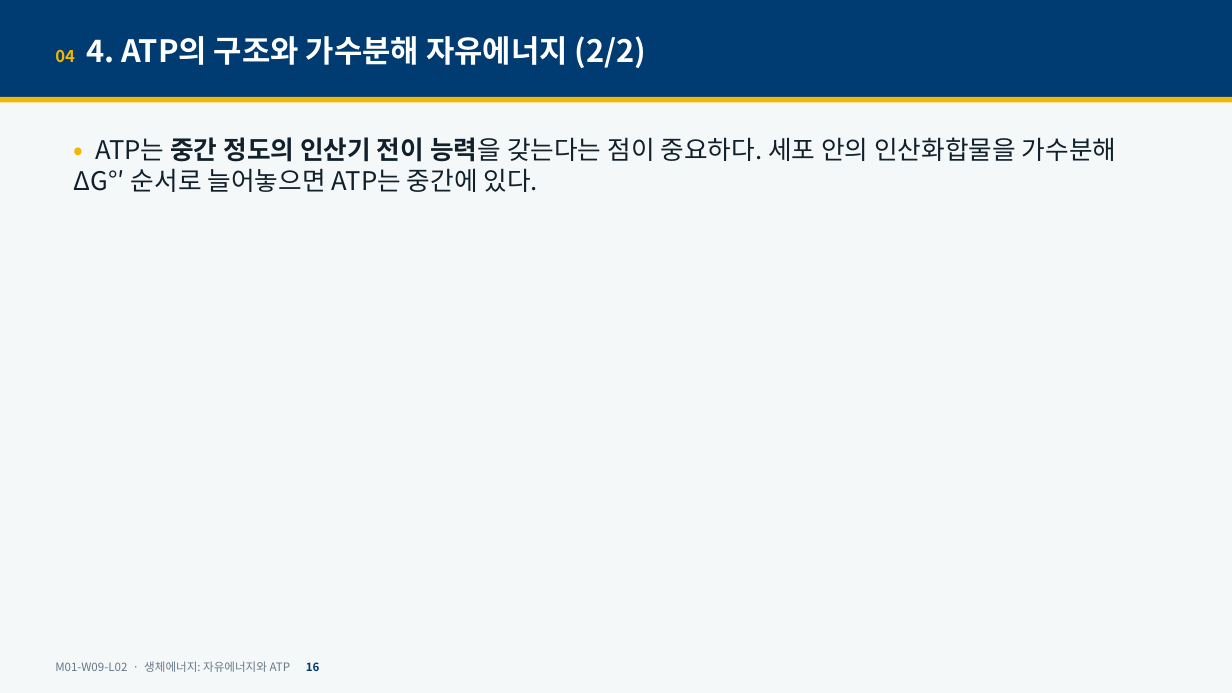
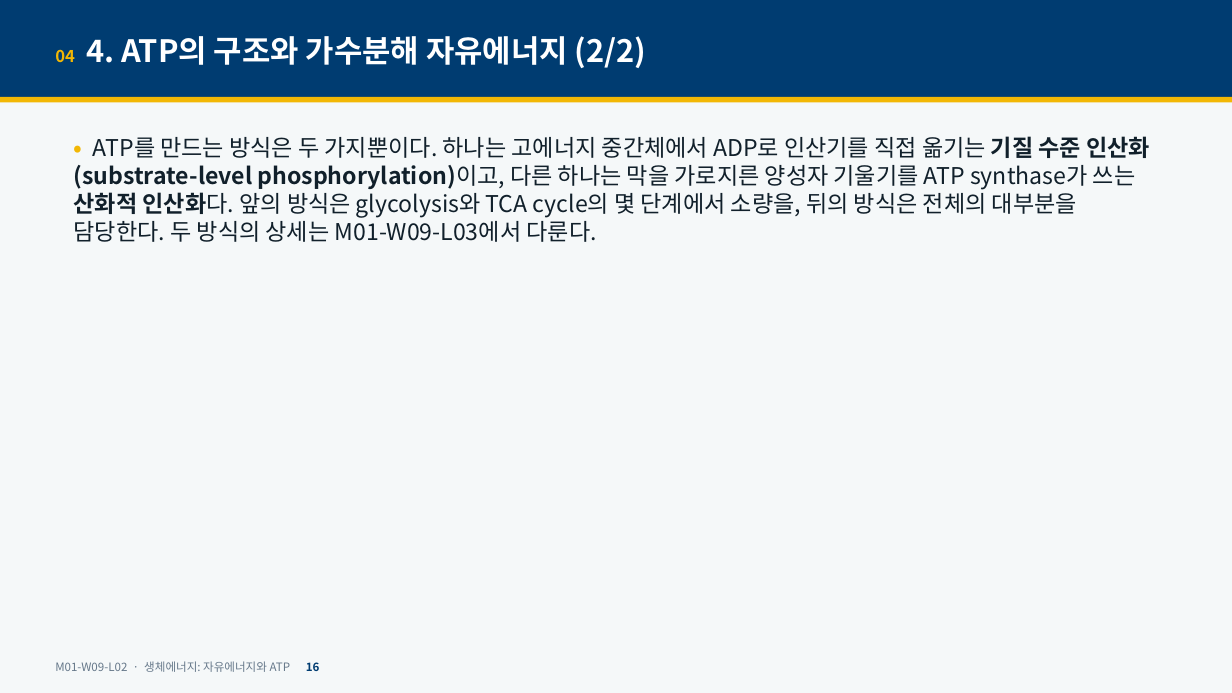
Before and after one commit to hoperiasd2/hoperiasd2.github.io, a slide deck: slide 16 of curriculum/M01/W09/L02/slides.pptx. Drawn at 1232x693 pixels with LibreOffice and Linux fonts; fonts in the diff are those of the drawing. Boxes give left, top, right and bottom in pixels: in the first picture for what was removed or moved away, otherwise in the second. Text is boxed around its words. In the diff, an @@ line names an element or a change of style, - is before the commit and + after.

```diff
--- a/curriculum/M01/W09/L02/slides.pptx
+++ b/curriculum/M01/W09/L02/slides.pptx
@@ text at (x1=74, y1=136, x2=1150, y2=242): text changed; size 20 to 18 pt @@
-• ATP는 중간 정도의 인산기 전이 능력을 갖는다는 점이 중요하다. 세포 안의 인산화합물을 가수분해 ΔG°′ 순서로 늘어놓으면 ATP는 중간에 있다.
+• ATP를 만드는 방식은 두 가지뿐이다. 하나는 고에너지 중간체에서 ADP로 인산기를 직접 옮기는 기질 수준 인산화(substrate-level phosphorylation)이고, 다른 하나는 막을 가로지른 양성자 기울기를 ATP synthase가 쓰는 산화적 인산화다. 앞의 방식은 glycolysis와 TCA cycle의 몇 단계에서 소량을, 뒤의 방식은 전체의 대부분을 담당한다. 두 방식의 상세는 M01-W09-L03에서 다룬다.
```
Also in this commit, not shown: 43 other slides changed, 13 slides added, 5 other files.
